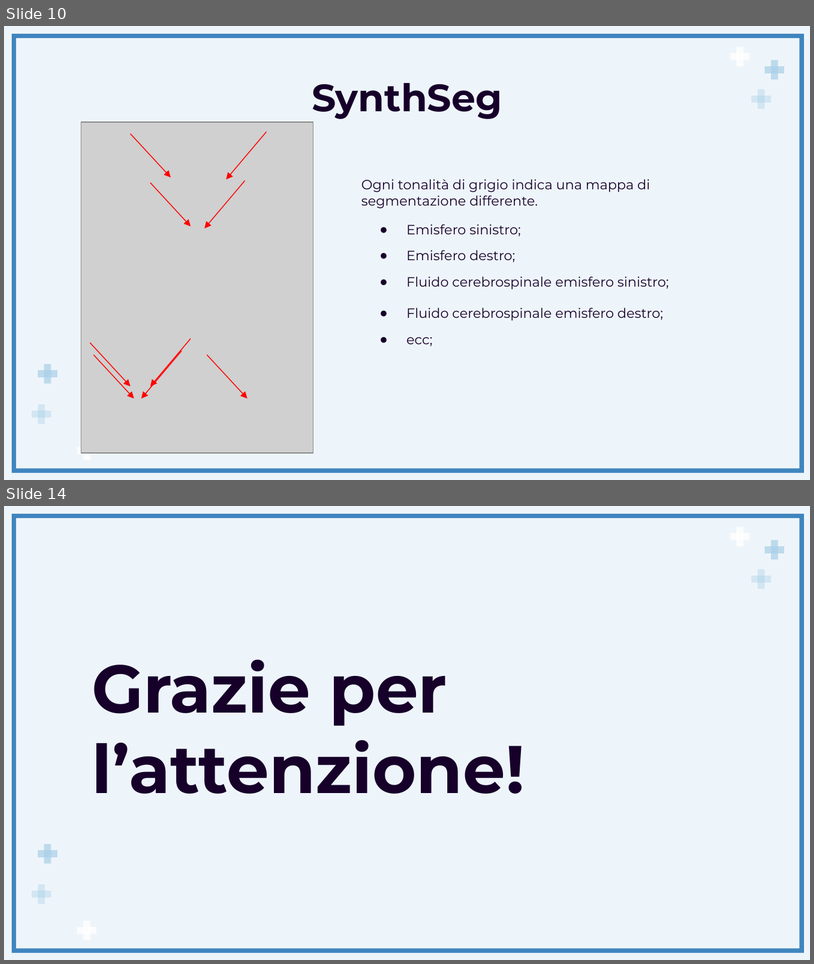
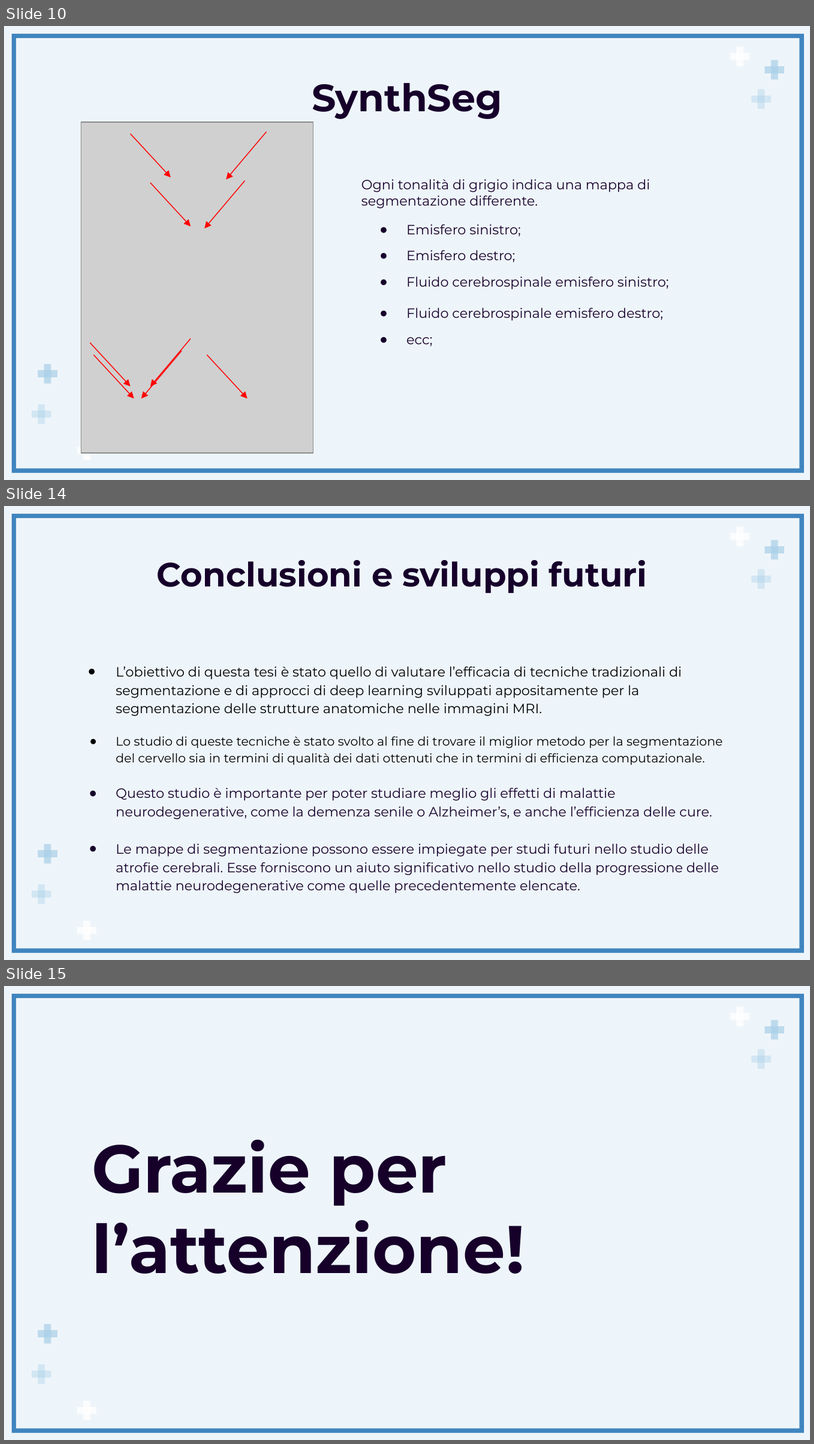
Before and after one commit to Raciti/Studio-Comparativo-di-Approcci-di-Segmentazione-dell-MRI-Cerebrale-per-Applicazioni-Neurologiche, a slide deck: Docs/PresentazioneRaciti.pptx. Shown one above the other, each under a label of ours: slides 10 and 14 before the commit, slides 10, 14 and 15 after it; the slides between them are not shown. The pictures are 814x964 and 814x1444 pixels, drawn with LibreOffice and Linux fonts; fonts in the diff are those of the drawing; grey boxes stand for pictures. Boxes give left, top, right and bottom in pixels: in the first picture for what was removed or moved away, otherwise in the second. Text is boxed around its words. In the diff, an @@ line names an element or a change of style, - is before the commit and + after.

```diff
--- a/Docs/PresentazioneRaciti.pptx
+++ b/Docs/PresentazioneRaciti.pptx
@@ slide 14 added at (4, 506, 810, 960), background #EEF5FA; not listed: 13 template elements that a slide beside it also shows @@
@@ title added at (157, 560, 648, 593), 30 pt, text #16002A, bold @@
+Conclusioni e sviluppi futuri
@@ text added at (116, 666, 723, 893), 12 pt, text #000000 @@
+● L’obiettivo di questa tesi è stato quello di valutare l’efficacia di tecniche tradizionali di segmentazione e di approcci di deep learning sviluppati appositamente per la segmentazione delle strutture anatomiche nelle immagini MRI.
+● Lo studio di queste tecniche è stato svolto al fine di trovare il miglior metodo per la segmentazione del cervello sia in termini di qualità dei dati ottenuti che in termini di efficienza computazionale.
+● Questo studio è importante per poter studiare meglio gli effetti di malattie neurodegenerative, come la demenza senile o Alzheimer’s, e anche l’efficienza delle cure.
+● Le mappe di segmentazione possono essere impiegate per studi futuri nello studio delle atrofie cerebrali. Esse forniscono un aiuto significativo nello studio della progressione delle malattie neurodegenerative come quelle precedentemente elencate.
@@ what was slide 14 is now slide 15 @@
```
Also in this commit, not shown: 7 slides changed, 1 other file.
